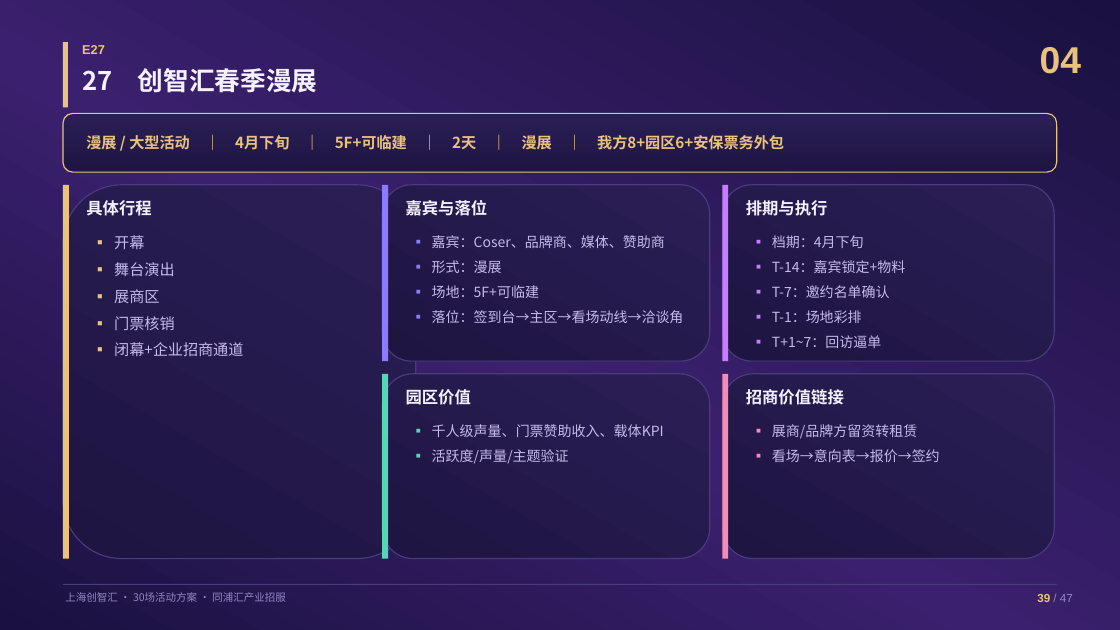
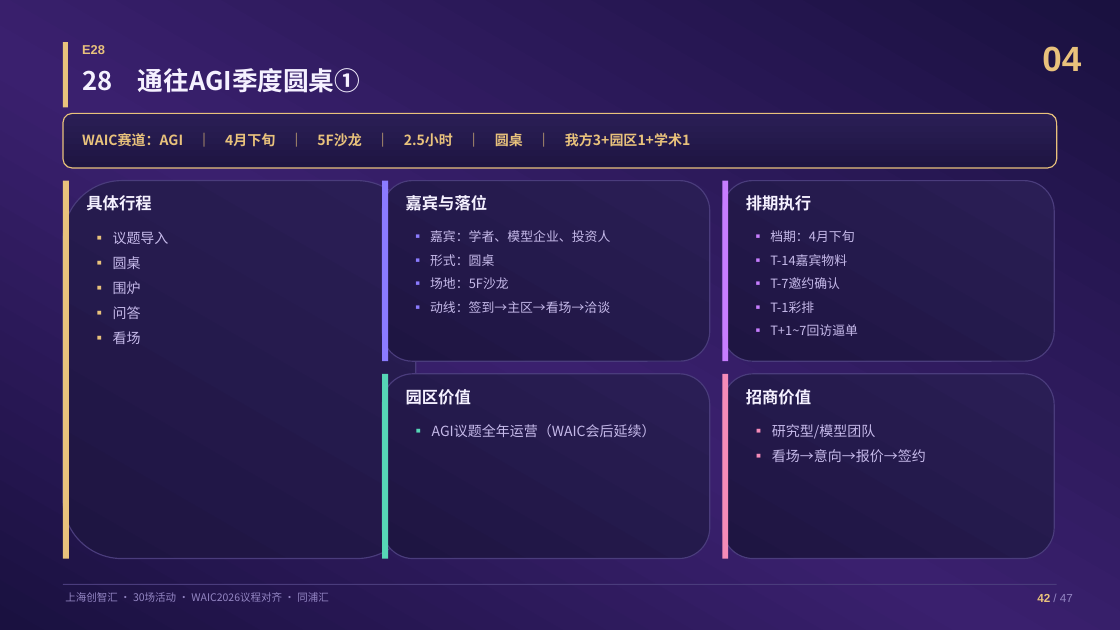
Before and after one commit to hujigang2010-maker/AIDEN, a slide deck: slide 43 of proposal/创智汇30场活动具体方案.pptx (slide 40 before the commit). Drawn at 1120x630 pixels with LibreOffice and Linux fonts; fonts in the diff are those of the drawing. Boxes give left, top, right and bottom in pixels: in the first picture for what was removed or moved away, otherwise in the second. Text is boxed around its words. In the diff, an @@ line names an element or a change of style, - is before the commit and + after.

```diff
--- a/proposal/创智汇30场活动具体方案.pptx
+++ b/proposal/创智汇30场活动具体方案.pptx
@@ text at [82, 45, 105, 54]: text changed @@
-E27
+E28
@@ text "04" at [1042, 46, 1081, 72]: size 32 to 30 pt @@
@@ text at [82, 68, 360, 93]: text changed @@
-27 创智汇春季漫展
+28 通往AGI季度圆桌①
@@ rounded rectangle: place and size @@
-rounded rectangle at [63, 113, 1057, 172]
+rounded rectangle at [63, 113, 1057, 168]
@@ text at [82, 132, 691, 150]: text changed; size 13 to 12 pt @@
-漫展 / 大型活动 ｜ 4月下旬 ｜ 5F+可临建 ｜ 2天 ｜ 漫展 ｜ 我方8+园区6+安保票务外包
+WAIC赛道：AGI ｜ 4月下旬 ｜ 5F沙龙 ｜ 2.5小时 ｜ 圆桌 ｜ 我方3+园区1+学术1
@@ rounded rectangle: place and size @@
-rounded rectangle at [63, 185, 416, 559]
+rounded rectangle at [63, 181, 416, 559]
@@ rectangle: place and size @@
-rectangle at [63, 185, 69, 559]
+rectangle at [63, 181, 69, 559]
@@ text "具体行程": place and size @@
-text "具体行程" at [86, 200, 151, 216]
+text "具体行程" at [86, 195, 151, 211]
@@ rounded rectangle: place and size @@
-rounded rectangle at [382, 185, 710, 361]
+rounded rectangle at [382, 181, 710, 361]
@@ rectangle: place and size @@
-rectangle at [382, 185, 388, 361]
+rectangle at [382, 181, 388, 361]
@@ text "嘉宾与落位": place and size @@
-text "嘉宾与落位" at [406, 200, 488, 216]
+text "嘉宾与落位" at [406, 195, 488, 211]
@@ rounded rectangle: place and size @@
-rounded rectangle at [723, 185, 1054, 361]
+rounded rectangle at [723, 181, 1054, 361]
@@ rectangle: place and size @@
-rectangle at [723, 185, 728, 361]
+rectangle at [723, 181, 728, 361]
@@ text at [746, 195, 811, 211]: text changed @@
-排期与执行
+排期执行
@@ text at [113, 232, 169, 344]: text changed; size 13 to 12 pt @@
-▪ 开幕
-▪ 舞台演出
-▪ 展商区
-▪ 门票核销
-▪ 闭幕+企业招商通道
+▪ 议题导入
+▪ 圆桌
+▪ 围炉
+▪ 问答
+▪ 看场
@@ text at [430, 230, 610, 313]: text changed; size 12 to 11 pt @@
-▪ 嘉宾：Coser、品牌商、媒体、赞助商
-▪ 形式：漫展
-▪ 场地：5F+可临建
-▪ 落位：签到台→主区→看场动线→洽谈角
+▪ 嘉宾：学者、模型企业、投资人
+▪ 形式：圆桌
+▪ 场地：5F沙龙
+▪ 动线：签到→主区→看场→洽谈
@@ text at [770, 230, 854, 242]: size 12 to 11 pt in "▪ 档期：4月下旬" @@
@@ text at [770, 254, 858, 336]: text changed; size 12 to 11 pt @@
-▪ T-14：嘉宾锁定+物料
-▪ T-7：邀约名单确认
-▪ T-1：场地彩排
-▪ T+1~7：回访逼单
+▪ T-14嘉宾物料
+▪ T-7邀约确认
+▪ T-1彩排
+▪ T+1~7回访逼单
@@ text at [746, 389, 811, 405]: text changed @@
-招商价值链接
+招商价值
@@ text at [432, 424, 656, 437]: text changed @@
-▪ 千人级声量、门票赞助收入、载体KPI
-▪ 活跃度/声量/主题验证
+▪ AGI议题全年运营（WAIC会后延续）
@@ text at [772, 424, 926, 462]: text changed @@
-▪ 展商/品牌方留资转租赁
-▪ 看场→意向表→报价→签约
+▪ 研究型/模型团队
+▪ 看场→意向→报价→签约
@@ text at [65, 592, 329, 602]: text changed @@
-上海创智汇 · 30场活动方案 · 同浦汇产业招服
+上海创智汇 · 30场活动 · WAIC2026议程对齐 · 同浦汇
@@ text at [1037, 594, 1073, 602]: text changed @@
-39 / 47
+42 / 47
```
Also in this commit, not shown: 35 other slides changed, 12 slides added, 12 slides removed, 6 other files.
